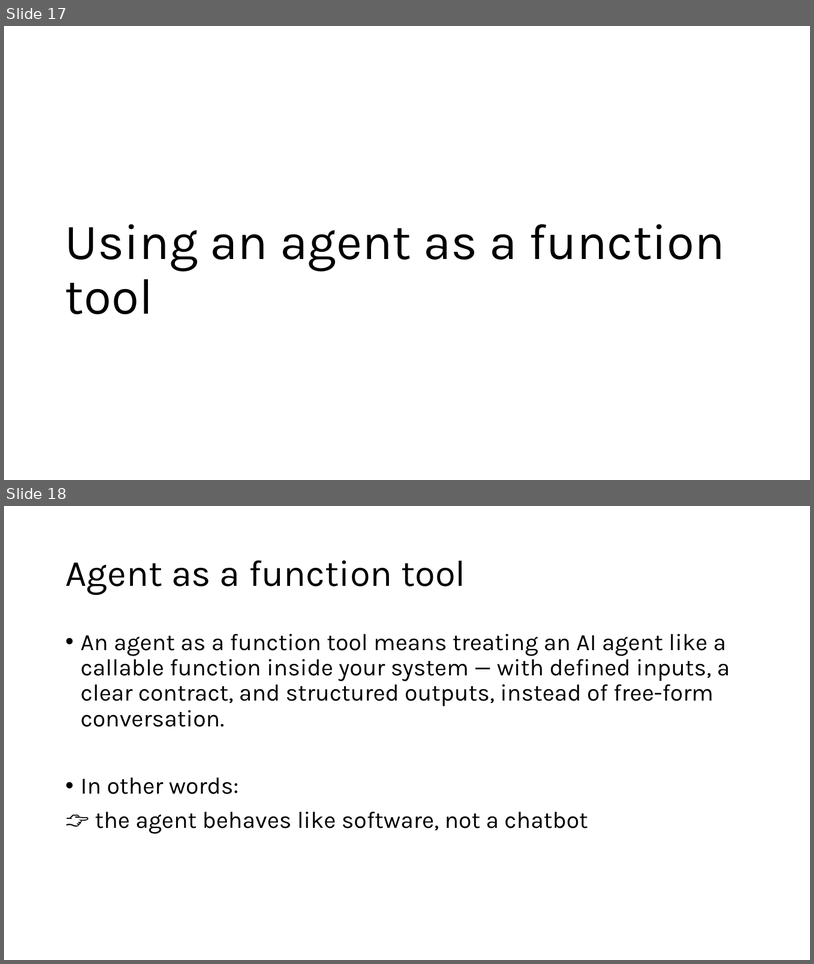
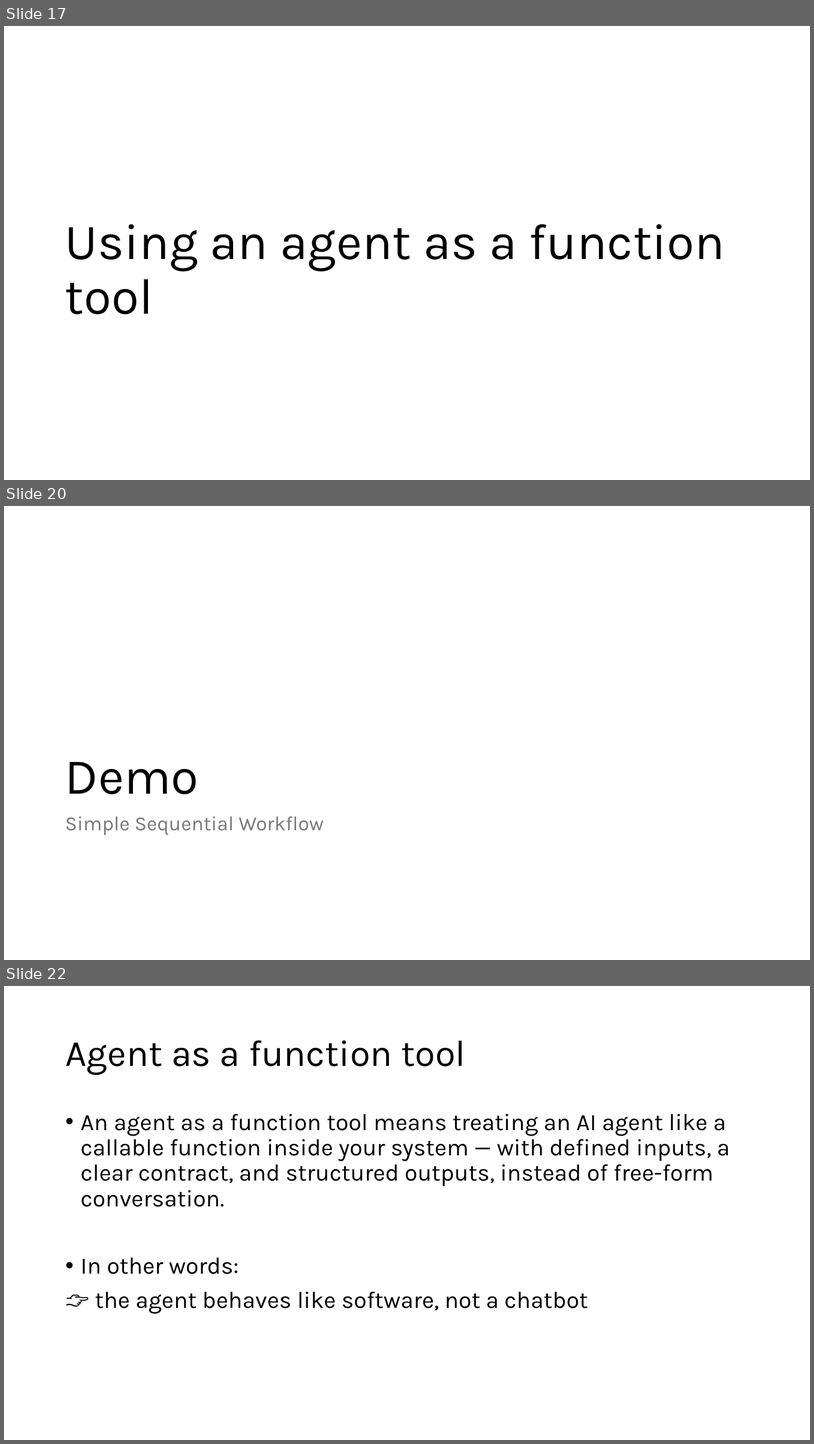
Before and after one commit to mehrthur-teste/NetBCConfJan21, a slide deck: docs/revised.pptx. Shown one above the other, each under a label of ours: slides 17 and 18 before the commit, slides 17, 20 and 22 after it; the slides between them are not shown. The pictures are 814x964 and 814x1444 pixels, drawn with LibreOffice and Linux fonts; fonts in the diff are those of the drawing. Boxes give left, top, right and bottom in pixels: in the first picture for what was removed or moved away, otherwise in the second. Text is boxed around its words. In the diff, an @@ line names an element or a change of style, - is before the commit and + after.

```diff
--- a/docs/revised.pptx
+++ b/docs/revised.pptx
@@ slide 20 added at box(4, 506, 810, 960), background #FFFFFF @@
@@ title added at box(65, 762, 199, 794), 60 pt, text #000000 @@
+Demo
@@ text added at box(65, 816, 324, 835), 24 pt, text #797979 @@
+Simple Sequential Workflow
@@ what was slide 18 is now slide 22 @@
```
Also in this commit, not shown: 3 other slides added.
